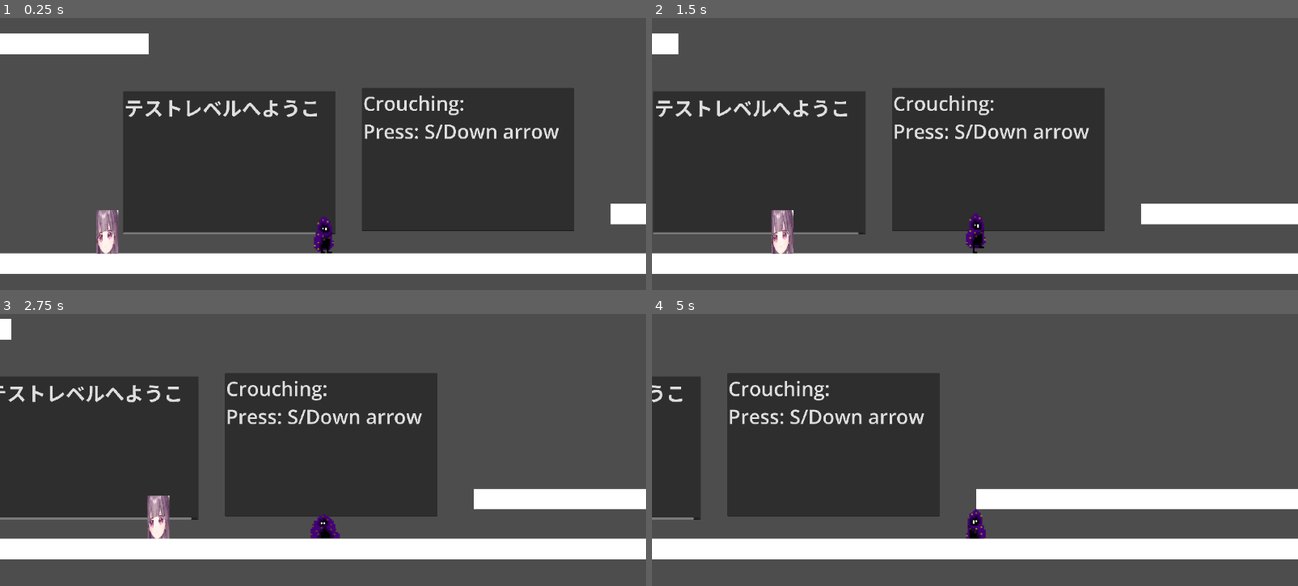
Above: before the commit, frames 1-4 (two rows, left to right).
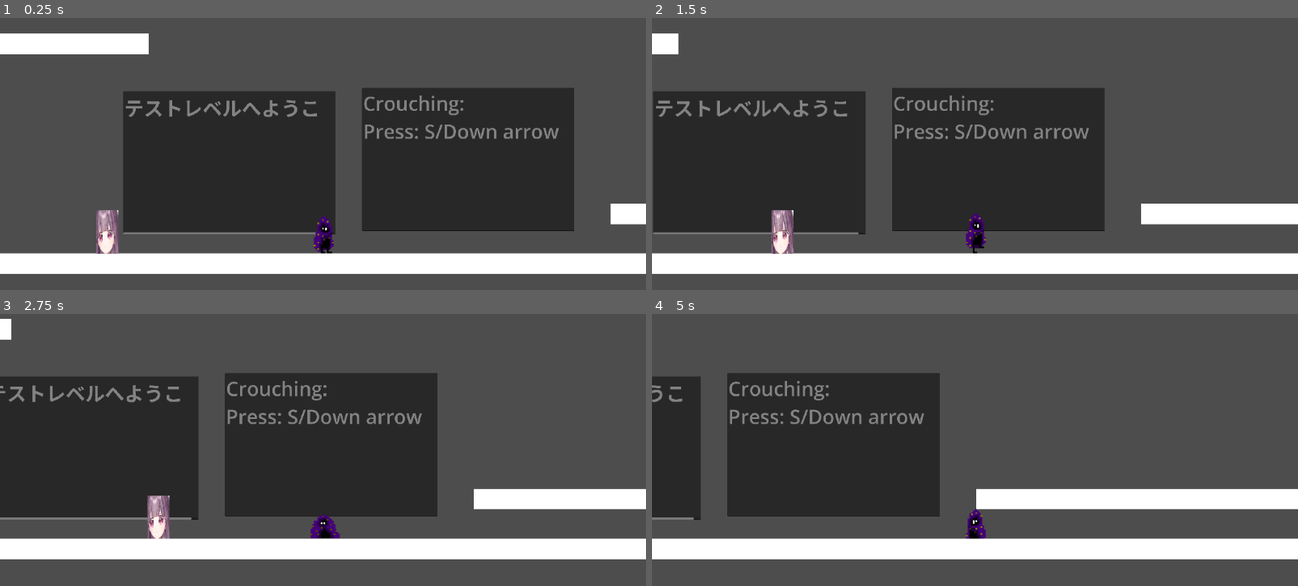
Above: after the commit, the same moments.

Repository: SoopyTM/game-for-people
Game: Godot game, scene res://Temp Assets + Scenes/Testing level.tscn
Same seed, same stepped clock (60 frames per second), same inputs: the game is played once before the commit and once after it.
Inputs:
- Up to frame 1 (0.25 s): no input
- Up to frame 2 (1.5 s): hold S (Crouch) 0.53-1.28 s; hold D (Walk_Right) from 0.53 s (still down); tap Space (Jump) at 0.77 s; tap S (Crouch) at 1.35 s
- Up to frame 3 (2.75 s): tap Space (Jump) at 1.52 s; release D (Walk_Right) at 2.03 s; hold A (Walk_Left) from 2.03 s (still down); hold S (Crouch) from 2.03 s (still down)
- Up to frame 4 (5 s): release A (Walk_Left) at 2.78 s; release S (Crouch) at 2.78 s; hold D (Walk_Right) 2.78-4.28 s; tap S (Crouch) at 2.85, 4.35 s; tap Space (Jump) at 3.02, 3.77, 4.52 s; hold S (Crouch) 3.53-4.28 s; hold A (Walk_Left) from 4.28 s (still down)

The runs differ from the first frame. In frame 1, 1.5% of the frame differs, in the area x 19-87%, y 28-45%; in frame 2, 1.5%, in the area x 0-68%, y 28-45%; in frame 3, 1.5%; in frame 4, 1.1%.

Commit message:
Unable to edit tutorial texts in game
Before, you could click on the text boxes and change them in game. now you cannot

Diff:
--- a/Temp Assets + Scenes/Testing level.tscn
+++ b/Temp Assets + Scenes/Testing level.tscn
@@ -18,6 +18,7 @@
 side of wall/ledge,
 jump after getting
 stuck"
+editable = false
 
 [node name="TextEdit2" type="TextEdit" parent="."]
 offset_left = 5279.0
@@ -29,6 +30,7 @@
 Jump and crouch
 at the same time onto
 ledge."
+editable = false
 
 [node name="TextEdit3" type="TextEdit" parent="."]
 offset_left = 144.0
@@ -38,6 +40,7 @@
 theme_override_font_sizes/font_size = 76
 text = "Crouching:
 Press: S/Down arrow"
+editable = false
 
 [node name="TextEdit4" type="TextEdit" parent="."]
 offset_left = -2220.0
@@ -48,6 +51,7 @@
 text = "Jumping:
 Press: W/Space/Up
 Arrow"
+editable = false
 
 [node name="TextEdit5" type="TextEdit" parent="."]
 offset_left = -782.0
@@ -56,6 +60,7 @@
 offset_bottom = 610.0
 theme_override_font_sizes/font_size = 76
 text = "テストレベルへようこそ"
+editable = false
 
 [node name="Player" parent="." instance=ExtResource("2_5qkfc")]
 position = Vector2(-7, 600)
